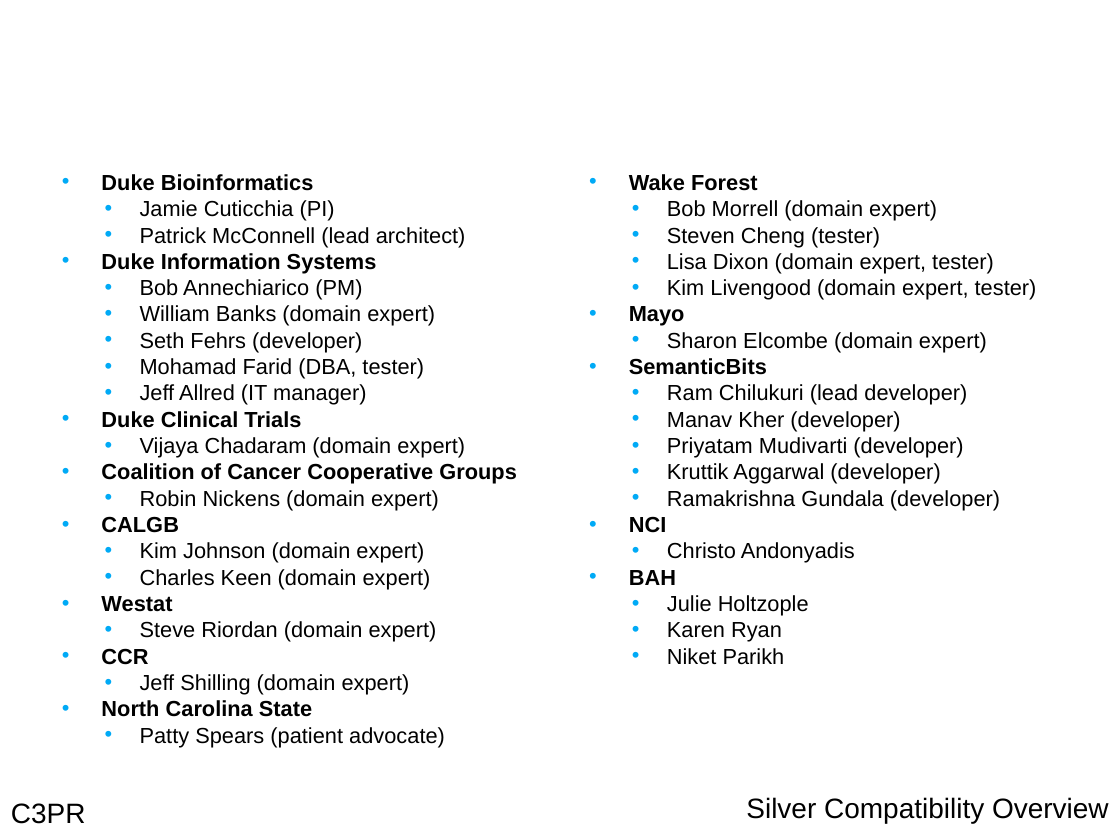
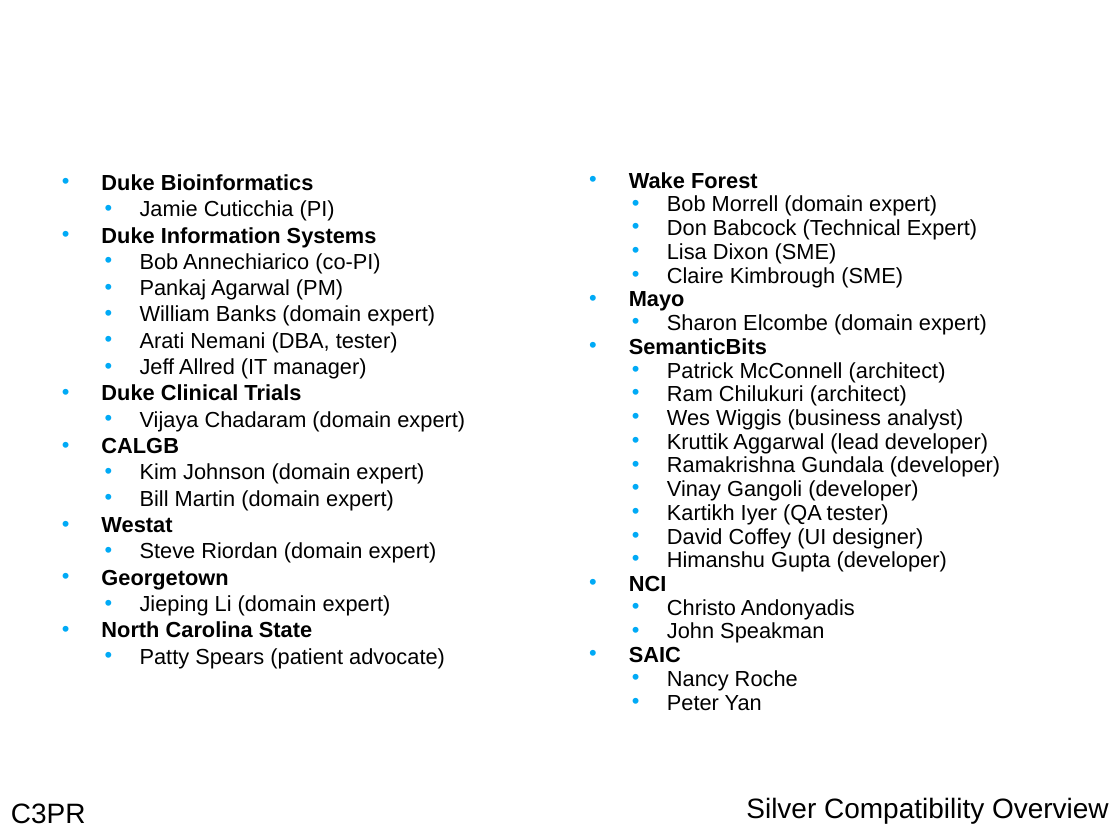
Before and after one commit to NCIP/c3pr-docs, a slide deck: slide 3 of documentation/silver_review/package_200911/c3prv2.8_silver_review.ppt (slide 2 before the commit). Drawn at 1120x840 pixels with LibreOffice and Linux fonts; fonts in the diff are those of the drawing; background and template pictures are left out. Boxes give left, top, right and bottom in pixels: in the first picture for what was removed or moved away, otherwise in the second. Text is boxed around its words. In the diff, an @@ line names an element or a change of style, - is before the commit and + after.

Commit message:
Added slides from Pankaj and updated some contents.

```diff
--- a/documentation/silver_review/package_200911/c3prv2.8_silver_review.ppt
+++ b/documentation/silver_review/package_200911/c3prv2.8_silver_review.ppt
@@ text at box(629, 172, 1000, 620): line spacing 0.8 to 0.7 @@
@@ text at box(140, 227, 466, 247): paragraph removed @@
-  • Patrick McConnell (lead architect)
@@ text at box(667, 219, 977, 287): text changed @@
-  • Steven Cheng (tester)
-  • Lisa Dixon (domain expert, tester)
-  • Kim Livengood (domain expert, tester)
+  • Don Babcock (Technical Expert)
+  • Lisa Dixon (SME)
+  • Claire Kimbrough (SME)
@@ text at box(140, 253, 380, 300): text changed @@
-  • Bob Annechiarico (PM)
+  • Bob Annechiarico (co-PI)
+  • Pankaj Agarwal (PM)
@@ text at box(140, 332, 398, 353): text changed @@
-  • Seth Fehrs (developer)
-  • Mohamad Farid (DBA, tester)
+  • Arati Nemani (DBA, tester)
@@ text at box(667, 362, 988, 453): text changed @@
-  • Ram Chilukuri (lead developer)
-  • Manav Kher (developer)
-  • Priyatam Mudivarti (developer)
-  • Kruttik Aggarwal (developer)
+  • Patrick McConnell (architect)
+  • Ram Chilukuri (architect)
+  • Wes Wiggis (business analyst)
+  • Kruttik Aggarwal (lead developer)
@@ text at box(101, 463, 517, 511): paragraphs removed @@
-• Coalition of Cancer Cooperative Groups
-  • Robin Nickens (domain expert)
@@ text at box(140, 490, 394, 511): text changed @@
-  • Charles Keen (domain expert)
+  • Bill Martin (domain expert)
@@ text at box(667, 480, 947, 572): paragraphs added @@
+  • Vinay Gangoli (developer)
+  • Kartikh Iyer (QA tester)
+  • David Coffey (UI designer)
+  • Himanshu Gupta (developer)
@@ text at box(101, 569, 391, 616): text changed @@
-• CCR
-  • Jeff Shilling (domain expert)
+• Georgetown
+  • Jieping Li (domain expert)
@@ text at box(629, 622, 824, 711): text changed @@
-• BAH
-  • Julie Holtzople
-  • Karen Ryan
-  • Niket Parikh
+  • John Speakman
+• SAIC
+  • Nancy Roche
+  • Peter Yan
```
Also in this commit, not shown: 6 other slides changed, 2 slides added, 1 slide removed.
